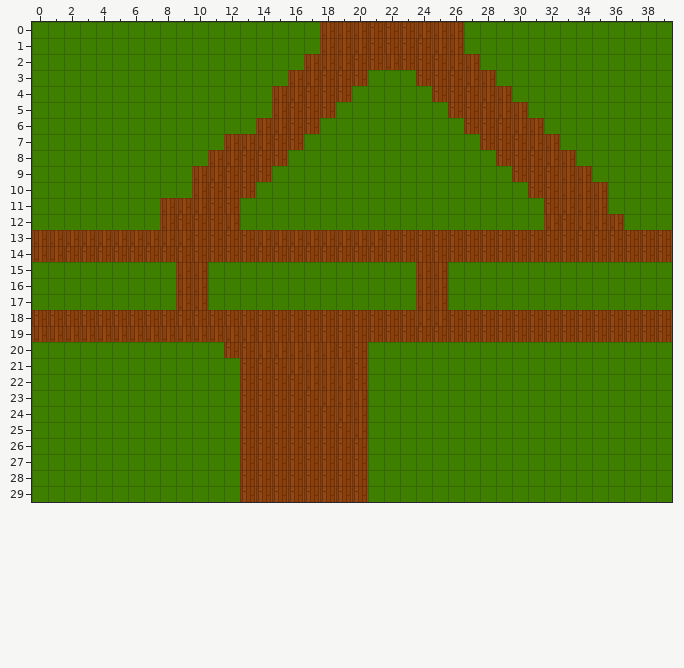
Tiled map -- assets/Bus.tmx. Above, as it was before the edit.
Cells are 16x16 px. Shown: x 0..39, y 0..29.
And afterwards:
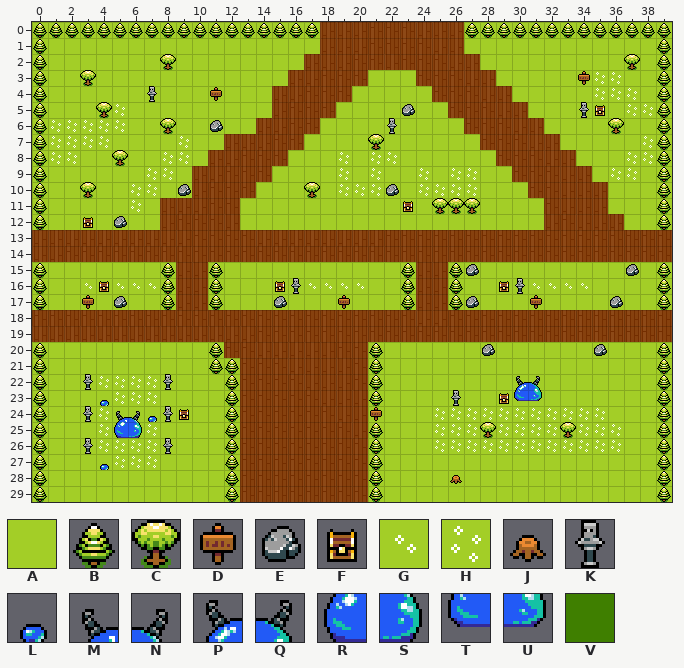
Key: from "decoration": A 2, B 40, C 43, D 46, E 71, F 84, G 108, H 109, J 110, K 111, L 156, M 182, N 183, P 188, Q 189, R 195, S 196, T 201, U 202; from "exitBox": V 22.
_ is an empty cell, # one hidden under a higher layer.
Tiles replaced or removed in this view: V.
Tiles of an added or newly shown layer are drawn over the layers below it.
The exact change:
Changed rows in their new state; . is an unchanged cell.
Layer "Tile Layer 1":
first column x 0:
 0 AAAAAAAAAAAAAAAAAA.........AAAAAAAAAAAAA
 1 AAAAAAAAAAAAAAAAAA.........AAAAAAAAAAAAA
 2 AAAAAAAAAAAAAAAAA...........AAAAAAAAAAAA
 3 AAAAAAAAAAAAAAAA.....AAA.....AAAAAA##AAA
 4 AAAAAAAAAAAAAAA.....AAAAA.....AAAAA###AA
 5 AAAAA#AAAAAAAAA....AAAAAAA.....AAAAAA##A
 6 A#####AAAAAAAA....AAAAAAAAA.....AAAAAAAA
 7 A####AAAA#AA.....AAAAAAAAAAA.....AAAAA#A
 8 A##AAAAA##A.....AAA#A##AAAAAA.....AAA##A
 9 AAAAAAA##A.....AAAA#A#AA#A##AA.....A##AA
10 AAAAAA##AA....AAAAA###AA####AAA.....AAAA
11 AAAAAA#A.....AAAAAAAAAAAAAAAAAAA....AAAA
12 AAAAAAAA.....AAAAAAAAAAAAAAAAAAA.....AAA
15 AAAAAAAAA..AAAAAAAAAAAAA..AAAAAAAAAAAAAA
16 AAA#A###A..AAAAAA####AAA..AAAAA####AAAAA
17 AAAAAAAAA..AAAAAAAAAAAAA..AAAAAAAAAAAAAA
20 AAAAAAAAAAAA.........AAAAAAAAAAAAAAAAAAA
21 AAAAAAAAAAAAA........AAAAAAAAAAAAAAAAAAA
22 AAAA####AAAAA........AAAAAAAAAAAAAAAAAAA
23 AAAAA###AAAAA........AAAAAAAAAAAAAAAAAAA
24 AAAA#AAAAAAAA........AAAA###########AAAA
25 AAAA#AA#AAAAA........AAAA###A####A###AAA
26 AAAA####AAAAA........AAAA############AAA
27 AAAAA###AAAAA........AAAAAAAAAAAAAAAAAAA
28 AAAAAAAAAAAAA........AAAAAAAAAAAAAAAAAAA
29 AAAAAAAAAAAAA........A#################A
Layer "Tile Layer 3" (added):
first column x 0:
 0 BBBBBBBBBBBBBBBBBB.........BBBBBBBBBBBBB
 1 B......................................B
 2 B.......C............................C.B
 3 B..C..............................DHH..B
 4 B......K...D.......................HHH.B
 5 B...CH.................E..........KF.HHB
 6 BHHHHH..C..E..........K.............C..B
 7 BHHHH....H...........C................HB
 8 BHH..C..HH.........H.HH..............HHB
 9 B......HH..........H.H..H.HH........HH.B
10 B..C..HH.E.......C.HHHE.HHHH...........B
11 B.....H................F.CCC...........B
12 B..F.E.................................B
15 B.......B..B...........B..BE.........E.B
16 B..GFGGGB..B...FKGGGG..B..B..FKGGGG....B
17 B..D.E..B..B...E...D...B..BE...D....E..B
20 B..........B.........B......E......E...B
21 B..........BB........B.................B
22 B..KHHHHK...B........B........PQ.......B
23 B...LHHH....B........B....K..FTU.......B
24 B..KHMNLKF..B........D...HHHHHHHHHHH...B
25 B...HRSH....B........B...HHHCHHHHCHHH..B
26 B..KHHHHK...B........B...HHHHHHHHHHHH..B
27 B...LHHH....B........B.................B
28 B...........B........B....J............B
29 B...........B........BAAAAAAAAAAAAAAAAAB
Changed places in both pictures, as pixel boxes (x1, y1, x2, y2):
changed: (32, 22, 672, 230)
changed: (32, 262, 176, 310)
changed: (208, 262, 416, 310)
changed: (448, 262, 672, 310)
changed: (32, 342, 240, 502)
changed: (368, 342, 672, 502)
